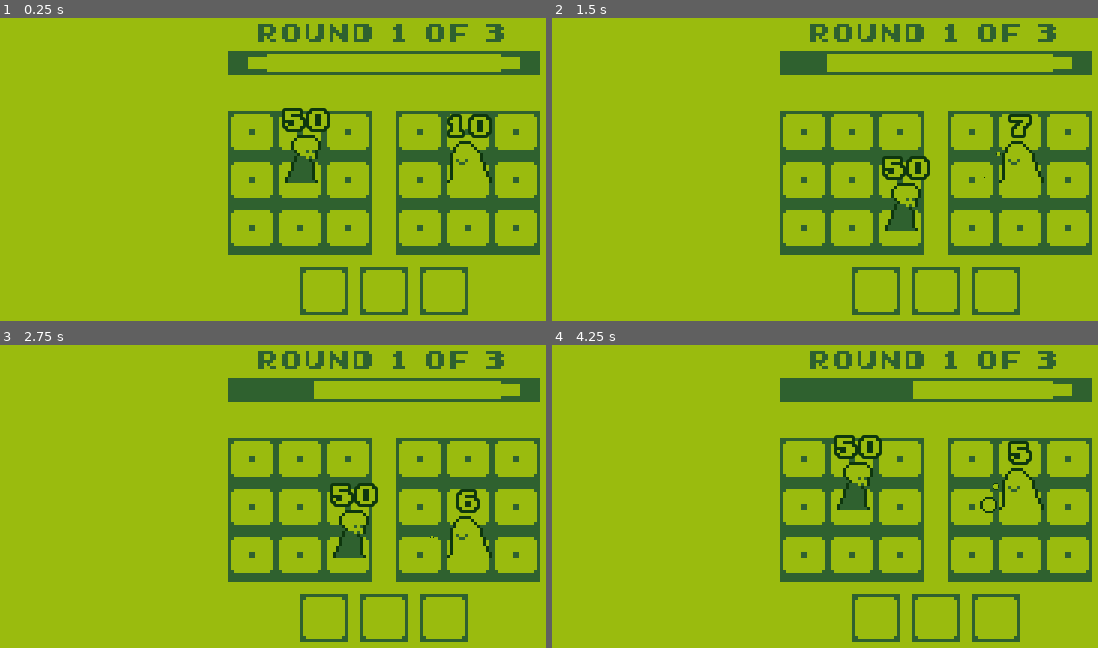
Above: before the commit, frames 1-4 (two rows, left to right).
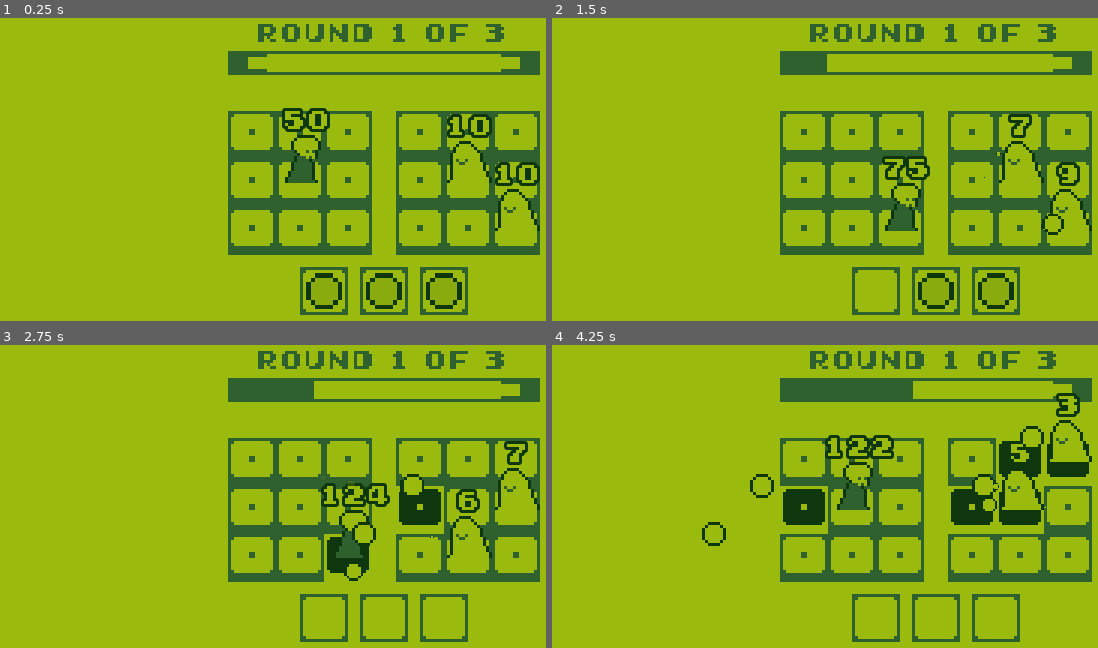
Above: after the commit, the same moments.

Repository: myshmeh/skullmanQuitsAJob
Game: Godot game, scene res://scenes/BattleField.tscn
Same seed, same stepped clock (60 frames per second), same inputs: the game is played once before the commit and once after it.
Inputs:
- Up to frame 1 (0.25 s): no input
- Up to frame 2 (1.5 s): tap Enter (ui_accept) at 0.5, 0.77, 0.8, 1.07, 1.35 s; hold Right (ui_right) 0.53-1.28 s; tap Z (use_item, bound only after the commit) at 0.6 s; hold Down (ui_down) from 1.28 s (still down)
- Up to frame 3 (2.75 s): tap Enter (ui_accept) at 1.52, 1.82, 2.3 s; tap Z (use_item, bound only after the commit) at 1.55, 2.1 s; release Down (ui_down) at 2.03 s; hold Right (ui_right) from 2.03 s (still down)
- Up to frame 4 (4.25 s): release Right (ui_right) at 2.78 s; hold Up (ui_up) 2.78-3.53 s; tap Z (use_item, bound only after the commit) at 2.85 s; tap Enter (ui_accept) at 3.02, 3.32, 3.6, 3.77, 4.07 s; hold Left (ui_left) from 3.53 s (still down)

The runs differ from the first frame. In frame 1, 1.4% of the frame differs, in the area x 56-99%, y 47-97%; in frame 2, 1.4%; in frame 3, 3.7%; in frame 4, 6.6%, in the area x 27-99%, y 15-67%.

Commit message:
added explosion effect, added potion, enabled player use an item

Diff:
--- a/project.godot
+++ b/project.godot
@@ -55,6 +55,15 @@
 "svg/scale": 1.0
 }
 
+[input]
+
+use_item={
+"deadzone": 0.5,
+"events": [ Object(InputEventKey,"resource_local_to_scene":false,"resource_name":"","device":0,"alt":false,"shift":false,"control":false,"meta":false,"command":false,"pressed":false,"scancode":90,"unicode":0,"echo":false,"script":null)
+, Object(InputEventJoypadButton,"resource_local_to_scene":false,"resource_name":"","device":0,"button_index":2,"pressure":0.0,"pressed":false,"script":null)
+ ]
+}
+
 [layer_names]
 
 2d_physics/layer_1="player"
--- a/scenes/BattleField.tscn
+++ b/scenes/BattleField.tscn
@@ -43,7 +43,9 @@
 [node name="EnemyWrapper" type="Node2D" parent="."]
 
 [node name="Slime" parent="EnemyWrapper" instance=ExtResource( 6 )]
-position = Vector2( 172, 64 )
-collision_mask = 2147483648
+position = Vector2( 156, 80 )
 
-[editable path="BattleFieldTiles"]
+[node name="Slime2" parent="EnemyWrapper" instance=ExtResource( 6 )]
+position = Vector2( 172, 96 )
+start_pure_position_x = 2
+start_pure_position_y = 2
--- a/scenes/BattleFieldTile.tscn
+++ b/scenes/BattleFieldTile.tscn
@@ -1,27 +1,11 @@
-[gd_scene load_steps=6 format=2]
+[gd_scene load_steps=8 format=2]
 
 [ext_resource path="res://images/environmentals/battle_field_tile.png" type="Texture" id=1]
 [ext_resource path="res://images/environmentals/battle_field_tile2.png" type="Texture" id=2]
+[ext_resource path="res://scripts/BattleFieldTile.gd" type="Script" id=3]
+[ext_resource path="res://scripts/BattleFieldTileRigidBody2D.gd" type="Script" id=4]
 
-[sub_resource type="GDScript" id=2]
-script/source = "extends RigidBody2D
-
-export var player_collision_mask: int = 1
-onready var animated_sprite = $AnimatedSprite
-
-func _ready():
-	animated_sprite.play(\"idle\")
-
-func _on_BattleFieldTile_body_entered(body):
-	collision_mask = player_collision_mask
-	animated_sprite.play(\"attacked\")
-
-func _on_BattleFieldTile_body_exited(body):
-	collision_mask = player_collision_mask
-	animated_sprite.play(\"idle\")
-"
-
-[sub_resource type="SpriteFrames" id=3]
+[sub_resource type="SpriteFrames" id=2]
 animations = [ {
 "frames": [ ExtResource( 1 ) ],
 "loop": true,
@@ -34,21 +18,32 @@
 "speed": 5.0
 } ]
 
-[sub_resource type="RectangleShape2D" id=1]
-extents = Vector2( 8, 8 )
+[sub_resource type="RectangleShape2D" id=3]
+extents = Vector2( 7, 7 )
 
-[node name="BattleFieldTile" type="RigidBody2D"]
+[sub_resource type="RectangleShape2D" id=4]
+extents = Vector2( 7, 7 )
+
+[node name="BattleFieldTile" type="Area2D"]
 collision_layer = 4
 collision_mask = 0
-mode = 3
-script = SubResource( 2 )
+script = ExtResource( 3 )
 
 [node name="AnimatedSprite" type="AnimatedSprite" parent="."]
-frames = SubResource( 3 )
+frames = SubResource( 2 )
 animation = "idle"
 playing = true
 
 [node name="CollisionShape2D" type="CollisionShape2D" parent="."]
-shape = SubResource( 1 )
+shape = SubResource( 3 )
+
+[node name="RigidBody2D" type="RigidBody2D" parent="."]
+collision_layer = 4
+mode = 3
+script = ExtResource( 4 )
+
+[node name="CollisionShape2D" type="CollisionShape2D" parent="RigidBody2D"]
+shape = SubResource( 4 )
+disabled = true
 [connection signal="body_entered" from="." to="." method="_on_BattleFieldTile_body_entered"]
 [connection signal="body_exited" from="." to="." method="_on_BattleFieldTile_body_exited"]
--- a/scenes/Gun.tscn
+++ b/scenes/Gun.tscn
@@ -3,7 +3,6 @@
 [ext_resource path="res://images/player/gun.png" type="Texture" id=1]
 [ext_resource path="res://scripts/Gun.gd" type="Script" id=2]
 [ext_resource path="res://images/player/shot_fx.png" type="Texture" id=3]
-
 
 [sub_resource type="Animation" id=1]
 resource_name = "Shoot"
--- /dev/null
+++ b/scenes/Item.tscn
@@ -0,0 +1,10 @@
+[gd_scene load_steps=2 format=2]
+
+[ext_resource path="res://scripts/Item.gd" type="Script" id=1]
+
+[node name="Item" type="Node2D"]
+script = ExtResource( 1 )
+
+[node name="ItemInUI" type="Node2D" parent="."]
+
+[node name="ItemInBattleField" type="Node2D" parent="."]
--- a/scenes/Player.tscn
+++ b/scenes/Player.tscn
@@ -13,9 +13,8 @@
 outline_size = 1
 font_data = ExtResource( 4 )
 
-[node name="Player" type="RigidBody2D"]
+[node name="Player" type="Area2D"]
 collision_mask = 0
-mode = 3
 script = ExtResource( 2 )
 
 [node name="Sprite" type="Sprite" parent="."]
@@ -47,3 +46,4 @@
 __meta__ = {
 "_edit_use_anchors_": false
 }
+[connection signal="body_entered" from="." to="." method="_on_Player_body_entered"]
--- /dev/null
+++ b/scenes/Potion.tscn
@@ -0,0 +1,15 @@
+[gd_scene load_steps=5 format=2]
+
+[ext_resource path="res://scenes/Item.tscn" type="PackedScene" id=1]
+[ext_resource path="res://scripts/Potion.gd" type="Script" id=2]
+[ext_resource path="res://images/environmentals/explosion_bit2.png" type="Texture" id=3]
+[ext_resource path="res://scenes/PotionFx.tscn" type="PackedScene" id=4]
+
+[node name="Potion" instance=ExtResource( 1 )]
+script = ExtResource( 2 )
+
+[node name="Sprite" type="Sprite" parent="ItemInUI" index="0"]
+scale = Vector2( 1.5, 1.5 )
+texture = ExtResource( 3 )
+
+[node name="PotionFx" parent="ItemInBattleField" index="0" instance=ExtResource( 4 )]
--- /dev/null
+++ b/scenes/PotionFx.tscn
@@ -0,0 +1,32 @@
+[gd_scene load_steps=5 format=2]
+
+[ext_resource path="res://images/environmentals/explosion_bit1.png" type="Texture" id=1]
+
+[sub_resource type="Gradient" id=2]
+offsets = PoolRealArray( 0, 0.659259, 1 )
+colors = PoolColorArray( 1, 1, 1, 1, 1, 1, 1, 0.27451, 1, 1, 1, 0 )
+
+[sub_resource type="GradientTexture" id=3]
+gradient = SubResource( 2 )
+
+[sub_resource type="ParticlesMaterial" id=1]
+emission_shape = 1
+emission_sphere_radius = 8.0
+flag_disable_z = true
+direction = Vector3( 0, -1, 0 )
+spread = 60.0
+gravity = Vector3( 0, -10, 0 )
+initial_velocity = 5.0
+orbit_velocity = 0.0
+orbit_velocity_random = 0.0
+scale = 0.2
+scale_random = 0.4
+color_ramp = SubResource( 3 )
+
+[node name="PotionFx" type="Particles2D"]
+emitting = false
+lifetime = 1.5
+one_shot = true
+speed_scale = 4.0
+process_material = SubResource( 1 )
+texture = ExtResource( 1 )
--- a/scenes/Slime.tscn
+++ b/scenes/Slime.tscn
@@ -12,11 +12,12 @@
 scale = Vector2( -1, 1 )
 texture = ExtResource( 3 )
 
-[node name="Timer" type="Timer" parent="." index="1"]
+[node name="MoveTImer" type="Timer" parent="." index="1"]
 wait_time = 2.0
 autostart = true
 
 [node name="LifeIndicator" parent="." index="3"]
 margin_top = -27.9002
 margin_bottom = -13.9002
-[connection signal="timeout" from="Timer" to="." method="_on_Timer_timeout"]
+custom_colors/font_outline_modulate = Color( 0.0588235, 0.219608, 0.0588235, 1 )
+[connection signal="timeout" from="MoveTImer" to="." method="_on_MoveTimer_timeout"]
--- a/scenes/SlimeSpit.tscn
+++ b/scenes/SlimeSpit.tscn
@@ -1,12 +1,16 @@
-[gd_scene load_steps=3 format=2]
+[gd_scene load_steps=4 format=2]
 
 [ext_resource path="res://images/environmentals/explosion_bit1.png" type="Texture" id=1]
+[ext_resource path="res://scripts/SlimeSpit.gd" type="Script" id=2]
 
 [sub_resource type="RectangleShape2D" id=1]
-extents = Vector2( 16, 16 )
+extents = Vector2( 8, 8 )
 
 [node name="SlimeSpit" type="RigidBody2D"]
+collision_layer = 0
+collision_mask = 4
 mode = 3
+script = ExtResource( 2 )
 
 [node name="Sprite" type="Sprite" parent="."]
 position = Vector2( 0, -8 )
@@ -14,3 +18,8 @@
 
 [node name="CollisionShape2D" type="CollisionShape2D" parent="."]
 shape = SubResource( 1 )
+
+[node name="VisibilityNotifier2D" type="VisibilityNotifier2D" parent="."]
+position = Vector2( 0, 1.19209e-07 )
+scale = Vector2( 0.8, 0.8 )
+[connection signal="screen_exited" from="VisibilityNotifier2D" to="." method="_on_VisibilityNotifier2D_screen_exited"]
--- /dev/null
+++ b/scenes/WinMessage.tscn
@@ -0,0 +1,26 @@
+[gd_scene load_steps=3 format=2]
+
+[ext_resource path="res://Early GameBoy.ttf" type="DynamicFontData" id=1]
+
+[sub_resource type="DynamicFont" id=1]
+outline_size = 1
+font_data = ExtResource( 1 )
+
+[node name="WinMessage" type="Node2D"]
+
+[node name="Label" type="Label" parent="."]
+anchor_right = 1.0
+anchor_bottom = 1.0
+margin_left = 68.0
+margin_top = 64.0
+margin_right = 188.0
+margin_bottom = 84.0
+custom_fonts/font = SubResource( 1 )
+custom_colors/font_color = Color( 0.607843, 0.737255, 0.0588235, 1 )
+custom_colors/font_outline_modulate = Color( 0.0588235, 0.219608, 0.0588235, 1 )
+text = "YOU WON!"
+align = 1
+valign = 1
+__meta__ = {
+"_edit_use_anchors_": false
+}
--- a/scripts/BattleField.gd
+++ b/scripts/BattleField.gd
@@ -5,10 +5,17 @@
 onready var player = $Player
 onready var gun = $Player/Gun
 onready var enemy_wrapper = $EnemyWrapper
+onready var item_boxes = $ItemBoxes
 onready var explosion_particle = preload("res://scenes/Explosion.tscn")
+onready var win_message = preload("res://scenes/WinMessage.tscn")
+onready var potion = preload("res://scenes/Potion.tscn")
+var won: bool
+var items: Array
 
 func _ready():
-	gun.connect("shot_collided", self, "on_Gun_shot_collided")
+	gun.connect("attack_collided", self, "on_attack_collided")
+	player.connect("attack_collided", self, "on_attack_collided")
+	player.connect("use_item", self, "on_player_use_item")
 	player.offset_position = player_tiles_top_left.position
 	player.position = player.amplify_pure_position(player.pure_position, player.offset_position, Global.TILE_WIDTH)
 	var enemies: Array = enemy_wrapper.get_children()
@@ -16,13 +23,35 @@
 		enemy.offset_position = enemy_tiles_top_left.position
 		enemy.position = enemy.amplify_pure_position(enemy.pure_position, enemy.offset_position, Global.TILE_WIDTH)
 		enemy.connect("enemy_dead", self, "on_Enemy_enemy_dead")
+	won = false
+	set_items([potion, potion, potion])
 
-func on_Gun_shot_collided(position: Vector2):
+func _process(delta):
+	if enemy_wrapper.get_child_count() == 0 && !won:
+		win_battle()
+
+func on_attack_collided(position: Vector2):
 	var node = explosion_particle.instance()
 	node.global_position = position
 	add_child(node)
+
+func set_items(item_scenes: Array):
+	var item_boxes_children = item_boxes.get_children()
+	var i: int = 0
+	while (i < 3):
+		items.push_back(Global.instantiate_node(item_scenes[i], item_boxes_children[i].global_position))
+		i += 1
 
 func on_Enemy_enemy_dead(position: Vector2):
 	var node = explosion_particle.instance()
 	node.global_position = position
 	add_child(node)
+
+func win_battle():
+	Global.instantiate_node(win_message, Vector2.ZERO)
+	won = true
+
+func on_player_use_item():
+	var item = items.pop_front()
+	if item:
+		item.use(player)
--- /dev/null
+++ b/scripts/BattleFieldTile.gd
@@ -0,0 +1,18 @@
+extends Area2D
+
+onready var animated_sprite = $AnimatedSprite
+onready var rigid_body = get_node("RigidBody2D")
+onready var rigid_body_collision_shape = get_node("RigidBody2D/CollisionShape2D")
+
+func _ready():
+	animated_sprite.play("idle")
+
+func _on_BattleFieldTile_body_entered(body):
+	rigid_body_collision_shape.set_deferred("disabled", false)
+	rigid_body.power = body.power
+	animated_sprite.play("attacked")
+
+func _on_BattleFieldTile_body_exited(body):
+	rigid_body_collision_shape.set_deferred("disabled", true)
+	rigid_body.power = 0
+	animated_sprite.play("idle")
--- /dev/null
+++ b/scripts/BattleFieldTileRigidBody2D.gd
@@ -0,0 +1,9 @@
+extends RigidBody2D
+
+var power: int
+
+func _ready():
+	power = 0
+
+#func _process(delta):
+#	pass
--- a/scripts/Global.gd
+++ b/scripts/Global.gd
@@ -3,3 +3,10 @@
 var TILE_WIDTH: int = 16
 var TILE_NUM_X: int = 3
 var TILE_NUM_Y: int = 3
+
+func instantiate_node(scene, node_position: Vector2) -> Node2D:
+	var main = get_tree().current_scene
+	var instance : Node2D = scene.instance()
+	main.add_child(instance)
+	instance.global_position = node_position
+	return instance
--- a/scripts/Gun.gd
+++ b/scripts/Gun.gd
@@ -5,7 +5,7 @@
 export var power = 1
 var shootable: bool
 
-signal shot_collided(position)
+signal attack_collided(position)
 
 func _ready():
 	shootable = true
@@ -20,7 +20,7 @@
 		var object = raycast.get_collider()
 		if object.has_method("take_hit"):
 			object.take_hit(power)
-		emit_signal("shot_collided", raycast.get_collision_point())
+		emit_signal("attack_collided", raycast.get_collision_point())
 	animation_player.play("Shoot")
 
 func enable_shoot():
--- /dev/null
+++ b/scripts/Item.gd
@@ -0,0 +1,10 @@
+extends Node
+
+onready var item_in_battle_field: Node2D = $ItemInBattleField
+onready var item_in_ui: Node2D = $ItemInUI
+
+func _ready():
+	pass
+
+func use(player: Node2D):
+	print("override this function to use item")
--- a/scripts/Player.gd
+++ b/scripts/Player.gd
@@ -9,6 +9,8 @@
 var velocity: Vector2
 var pure_position: Vector2
 var offset_position: Vector2
+signal attack_collided(position)
+signal use_item()
 
 func _ready():
 	velocity = Vector2.ZERO
@@ -22,6 +24,8 @@
 	pure_position += velocity
 	pure_position = bind_pure_position(pure_position, Global.TILE_NUM_X, Global.TILE_NUM_Y)
 	position = amplify_pure_position(pure_position, offset_position, Global.TILE_WIDTH)
+	if Input.is_action_just_pressed("use_item"):
+		emit_signal("use_item")
 	if Input.is_action_just_pressed("ui_accept"):
 		gun.shoot()
 
@@ -53,3 +57,26 @@
 		offset_position.x + pure_position.x * tile_width,
 		offset_position.y + pure_position.y * tile_width
 	)
+
+func _on_Player_body_entered(body):
+	emit_signal("attack_collided", position)
+	take_hit(body.power)
+
+func take_hit(power: int):
+	life = apply_damage(life, power)
+	set_life_indicator_text(String(life))
+	if life == 0:
+		die()
+
+func apply_damage(life:int, damage: int) -> int:
+	return int(clamp(life - damage, 0, 999))
+
+func set_life(value: int):
+	life = value
+	set_life_indicator_text(String(life))
+
+func set_life_indicator_text(text: String):
+	life_indicator.text = text
+
+func die():
+	print("player is dead")
--- /dev/null
+++ b/scripts/Potion.gd
@@ -0,0 +1,22 @@
+extends "res://scripts/Item.gd"
+
+export var value: int = 25
+export var offset_y: float = -8
+onready var potion_fx: Particles2D = $ItemInBattleField/PotionFx
+var used: bool
+
+func _ready():
+	used = false
+
+func _process(delta):
+	if !potion_fx.emitting && used:
+		queue_free()
+
+func use(player: Node2D):
+	item_in_ui.visible = false
+	if !player.has_method("set_life"):
+		return
+	player.set_life(player.life + value)
+	potion_fx.global_position = Vector2(player.global_position.x, player.global_position.y + offset_y)
+	potion_fx.emitting = true
+	used = true
--- a/scripts/Slime.gd
+++ b/scripts/Slime.gd
@@ -1,18 +1,27 @@
 extends "res://scripts/Enemy.gd"
 
-# 1 (down) or -1 (up)
-var facing_down: int
+onready var slime_spit = preload("res://scenes/SlimeSpit.tscn")
+var facing_down: int # 1 (down) or -1 (up)
+var shootable: bool
 
 func _ready():
 	facing_down = 1
+	shootable = true
 
 func _process(delta):
 	pass
 
-func _on_Timer_timeout():
+func _on_MoveTimer_timeout():
+	if is_on_vertical_edge(pure_position):
+		facing_down *= -1
 	velocity.y = sign(facing_down)
 	pure_position += velocity
-	if pure_position.y >= Global.TILE_NUM_Y - 1 || pure_position.y <= 0:
-		facing_down *= -1
 	pure_position = bind_pure_position(pure_position, Global.TILE_NUM_X, Global.TILE_NUM_Y)
 	position = amplify_pure_position(pure_position, offset_position, Global.TILE_WIDTH)
+	shoot()
+
+func is_on_vertical_edge(pure_position: Vector2):
+	return pure_position.y >= Global.TILE_NUM_Y - 1 || pure_position.y <= 0
+
+func shoot():
+	Global.instantiate_node(slime_spit, position)
--- /dev/null
+++ b/scripts/SlimeSpit.gd
@@ -0,0 +1,13 @@
+extends RigidBody2D
+
+export var x_speed: float = -0.75
+export var power: int = 1
+
+func _ready():
+	pass
+
+func _process(delta):
+	move_local_x(x_speed)
+
+func _on_VisibilityNotifier2D_screen_exited():
+	queue_free()
